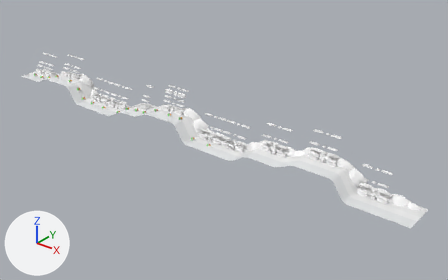
An edit to the Blender file dev/trunk/TechDemo/assets/Scenes/levels/level_01/level_01.blend, drawn before and after from the same camera.
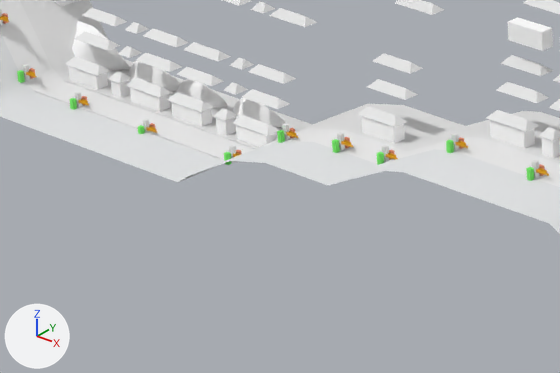
The first picture shows the older version from a camera (50 mm lens) standing at (1425.0, -949.0, 598.0) and looking at (622.0, 56.0, -25.0). The close-ups show both versions on the part from 18% to 39% of the width and 31% to 53% of the height of that picture; other places that the commit changed are outside them. Every picture has the same lights, and +X, +Y and +Z are marked at lower left.

The scene before the commit, as lines of its bpy script (objects in view):
```python
me_base6 = bpy.data.meshes.new('base6')
me_base6.from_pydata(...)  # 186 vertices, 186 faces; spans x -27.0..1042.0, y 17.0..25.0, z -10.0..35.0
me_base6.materials.append(mat_bb0907or01)  # its picture is missing
ob_base6_003 = bpy.data.objects.new('base6.003', me_base6)
ob_base6_003.location = (-13.1, 37.4, 34.8)
ob_etest_008 = bpy.data.objects.new('Etest.008', None)
ob_etest_008.location = (274.6, 0.0, -19.4)
ob_etest_008.show_instancer_for_render = False
ob_etest_008.instance_type = 'COLLECTION'
ob_etest_008.instance_collection = col_etest
ob_etest_010 = bpy.data.objects.new('Etest.010', None)
ob_etest_010.location = (363.5, 0.0, 1.8)
ob_etest_010.show_instancer_for_render = False
ob_etest_010.instance_type = 'COLLECTION'
ob_etest_010.instance_collection = col_etest
ob_etest_013 = bpy.data.objects.new('Etest.013', None)
ob_etest_013.location = (462.5, 0.0, 23.7)
ob_etest_013.show_instancer_for_render = False
ob_etest_013.instance_type = 'COLLECTION'
ob_etest_013.instance_collection = col_etest
# also in view: 'base6' at (508.0, 21.0, 13.0); 'base' at (539.0, 33.0, 3.0); 'base4' at (539.0, 7.0, 3.0); 'base0' at (539.0, -15.0, 3.0); 'base3' at (488.0, 40.0, 62.0)
```
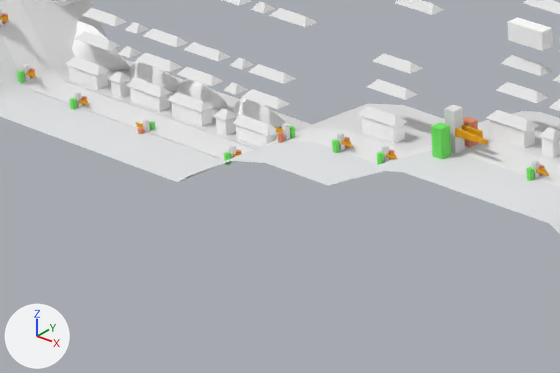
The change, as a diff of the scene's bpy script:
```diff
--- a/dev/trunk/TechDemo/assets/Scenes/levels/level_01/level_01.blend.py
+++ b/dev/trunk/TechDemo/assets/Scenes/levels/level_01/level_01.blend.py
@@ ob_etest_013 @@
 ob_etest_013.location = (462.5, 0.0, 23.7)
+ob_etest_013.scale = (2.59, 2.59, 2.59)
 ob_etest_013.show_instancer_for_render = False
@@ ob_etest_010 @@
 ob_etest_010.location = (363.5, 0.0, 1.8)
+ob_etest_010.rotation_euler = (0.0, 0.0, 3.142)  # degrees (0, 0, 180)
 ob_etest_010.show_instancer_for_render = False
@@ ob_etest_008 @@
 ob_etest_008.location = (274.6, 0.0, -19.4)
+ob_etest_008.rotation_euler = (0.0, 0.0, 3.142)  # degrees (0, 0, 180)
 ob_etest_008.show_instancer_for_render = False
```

Changed parts and their boxes [x1, y1, x2, y2] in the close-ups (560 x 373 px):
'Etest.013', rescaled (152% wider, 162% taller): before [446, 133, 468, 153]; after [431, 105, 488, 159]
'Etest.010', turned: before [277, 123, 298, 143]; after [275, 123, 295, 143]
'Etest.008', turned: before [138, 119, 157, 134]; after [136, 119, 155, 134]
